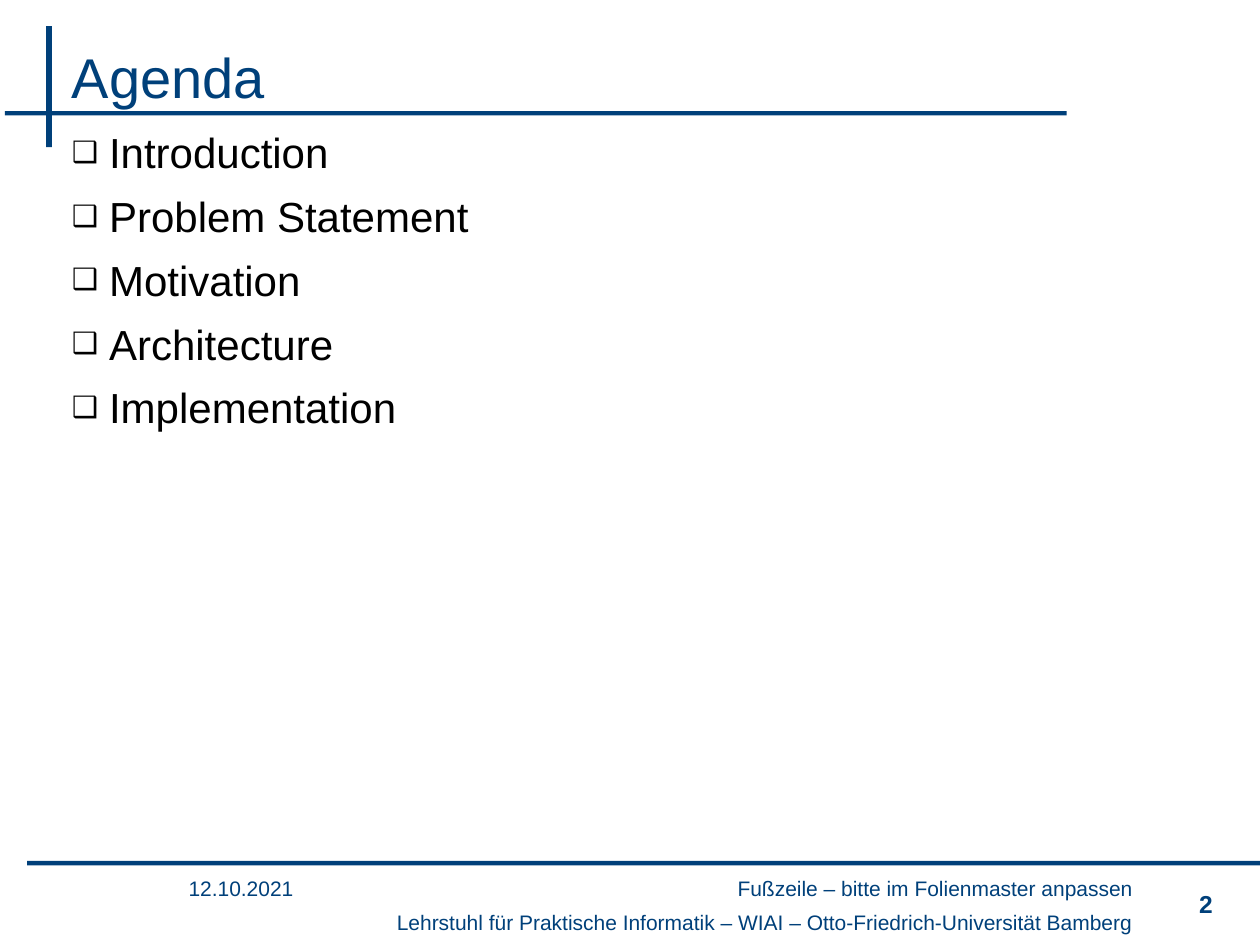
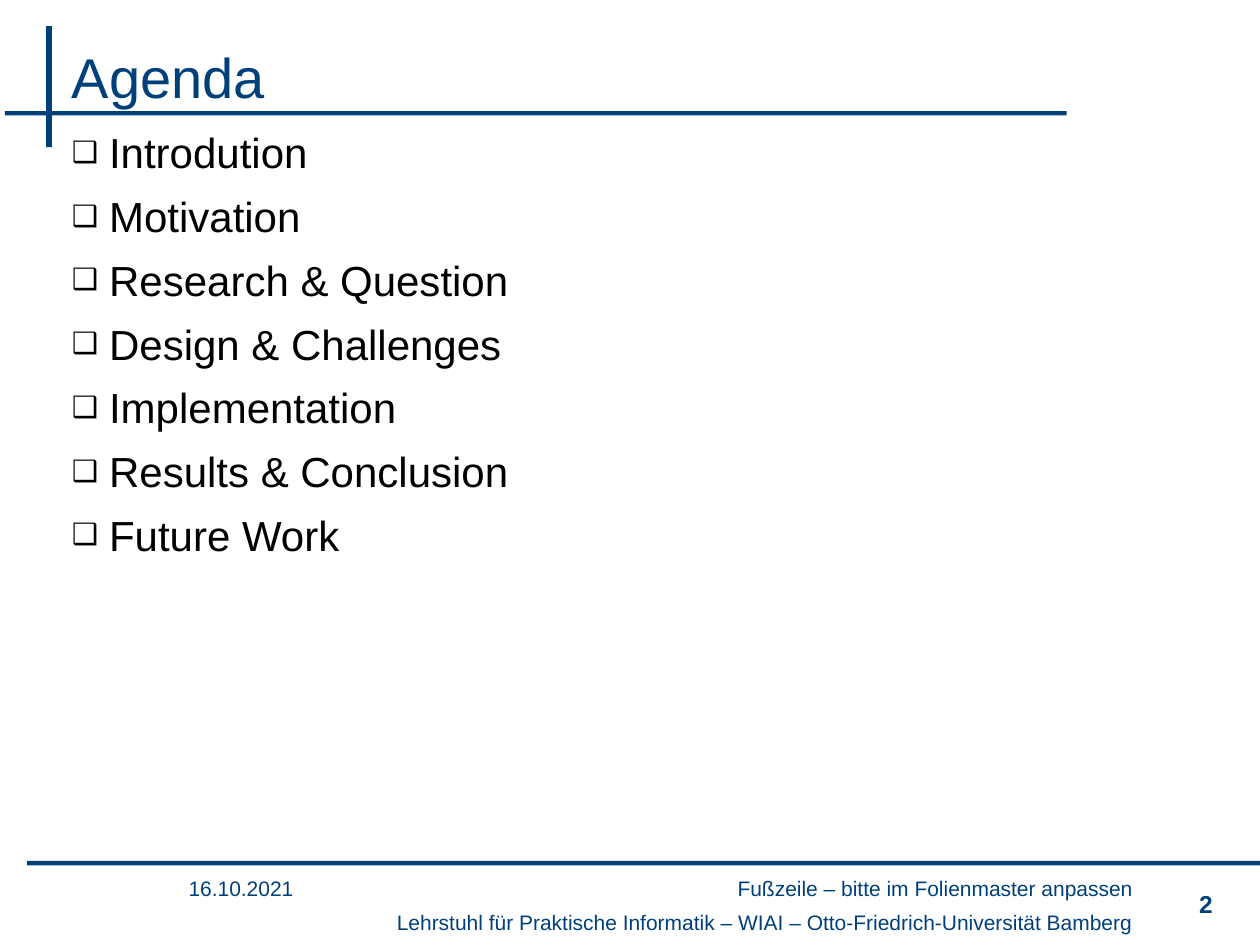
Before and after one commit to rhari26/thesis, a slide deck: slide 2 of Open-Source Software Discovery and Vulnerability Analysis.pptx. Drawn at 1260x945 pixels with LibreOffice and Linux fonts; fonts in the diff are those of the drawing; background and template pictures are left out. Boxes give left, top, right and bottom in pixels: in the first picture for what was removed or moved away, otherwise in the second. Text is boxed around its words. In the diff, an @@ line names an element or a change of style, - is before the commit and + after.

```diff
--- a/Open-Source Software Discovery and Vulnerability Analysis.pptx
+++ b/Open-Source Software Discovery and Vulnerability Analysis.pptx
@@ text at bbox=[109, 137, 307, 169]: text changed @@
-❑ Introduction
-❑ Problem Statement
+❑ Introdution
@@ text at bbox=[109, 265, 508, 368]: text changed @@
-❑ Architecture
+❑ Research & Question
+❑ Design & Challenges
@@ text at bbox=[109, 456, 508, 552]: paragraphs added @@
+❑ Results & Conclusion
+❑ Future Work
@@ text at bbox=[189, 881, 294, 897]: text changed @@
-12.10.2021
+16.10.2021
```
Also in this commit, not shown: 11 other slides changed, 5 slides added, 1 slide removed.
